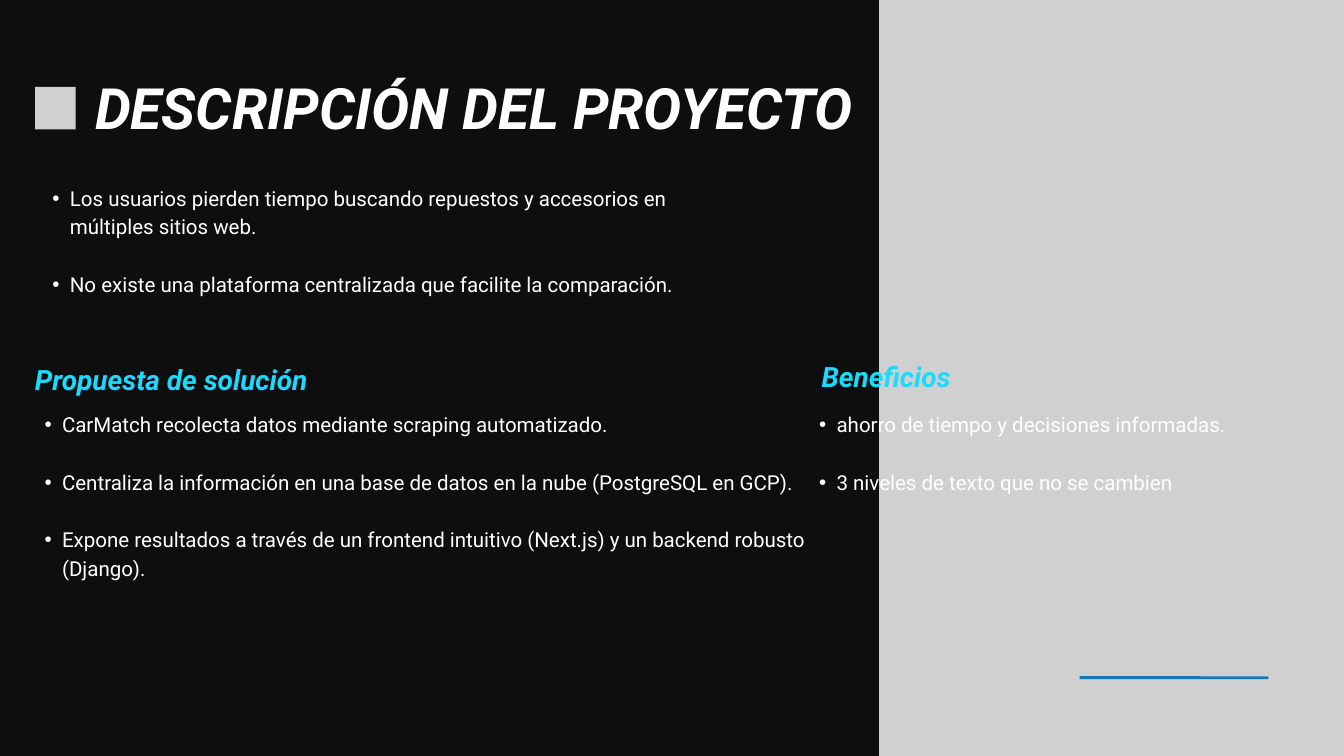
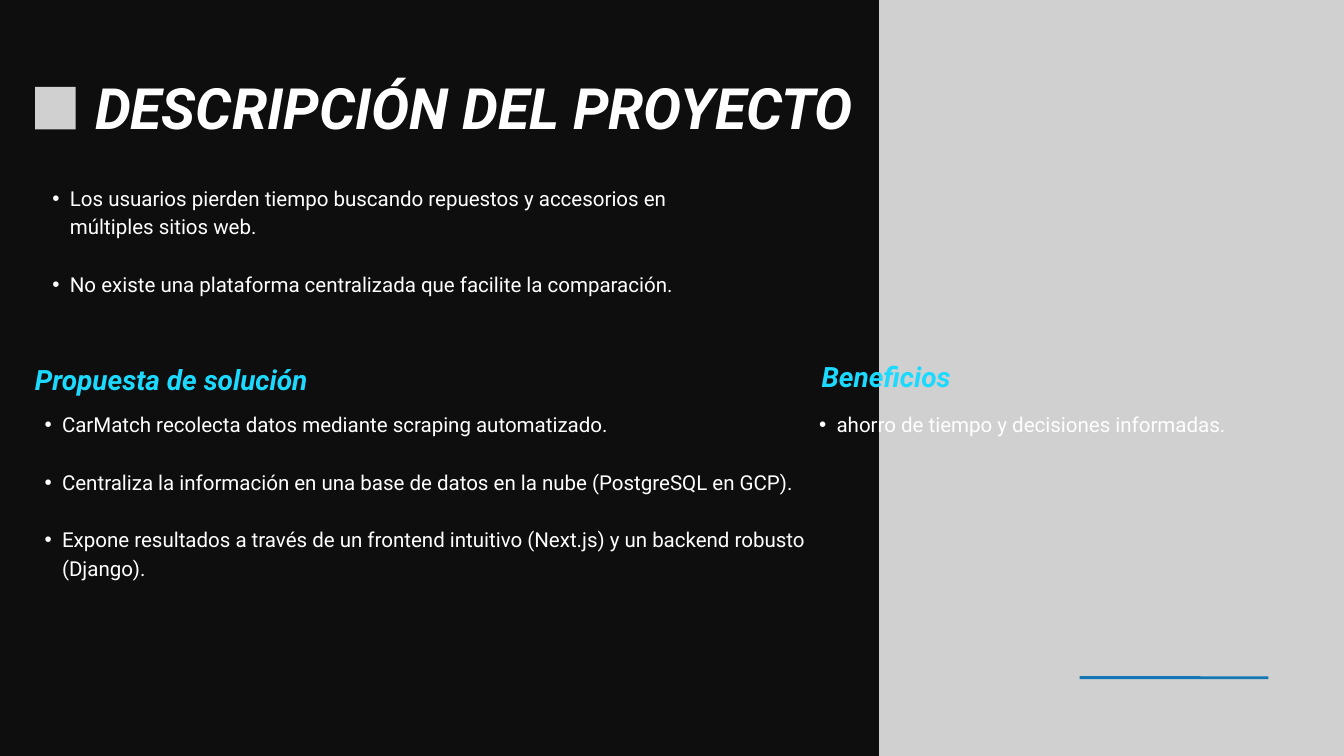
Before and after one commit to ULISESROSALESALEJOS/Capstone-2025, a slide deck: slide 2 of Fase 3/Evidencias Grupales/Presentación Final del proyecto (Español).pptx. Drawn at 1344x756 pixels with LibreOffice and Linux fonts; fonts in the diff are those of the drawing; grey boxes stand for pictures. Boxes give left, top, right and bottom in pixels: in the first picture for what was removed or moved away, otherwise in the second. Text is boxed around its words. In the diff, an @@ line names an element or a change of style, - is before the commit and + after.

Commit message:
presentación edicion

```diff
--- a/Fase 3/Evidencias Grupales/Presentación Final del proyecto (Español).pptx
+++ b/Fase 3/Evidencias Grupales/Presentación Final del proyecto (Español).pptx
@@ text at <box>837,471,1173,496</box>: paragraph removed @@
-  • 3 niveles de texto que no se cambien
```
